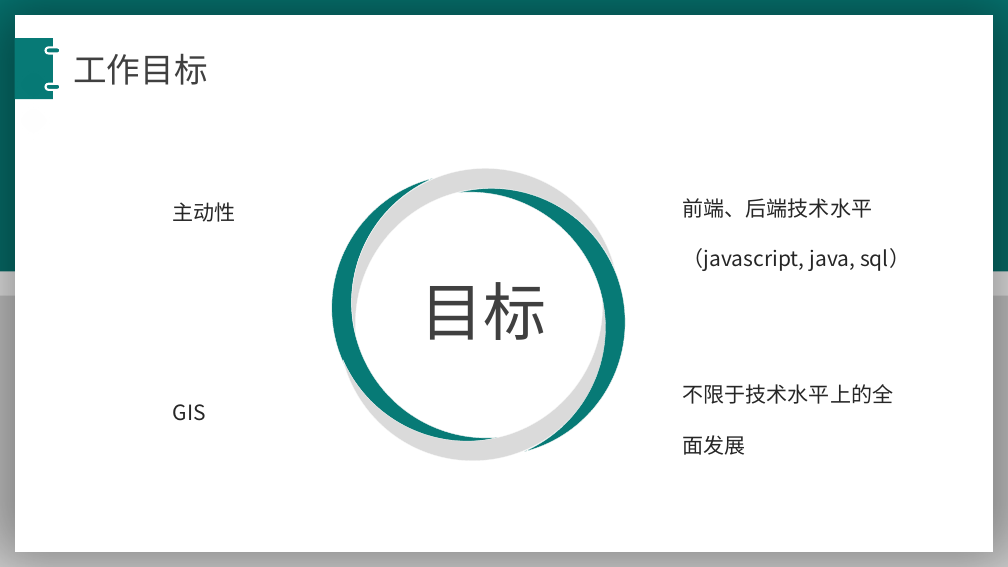
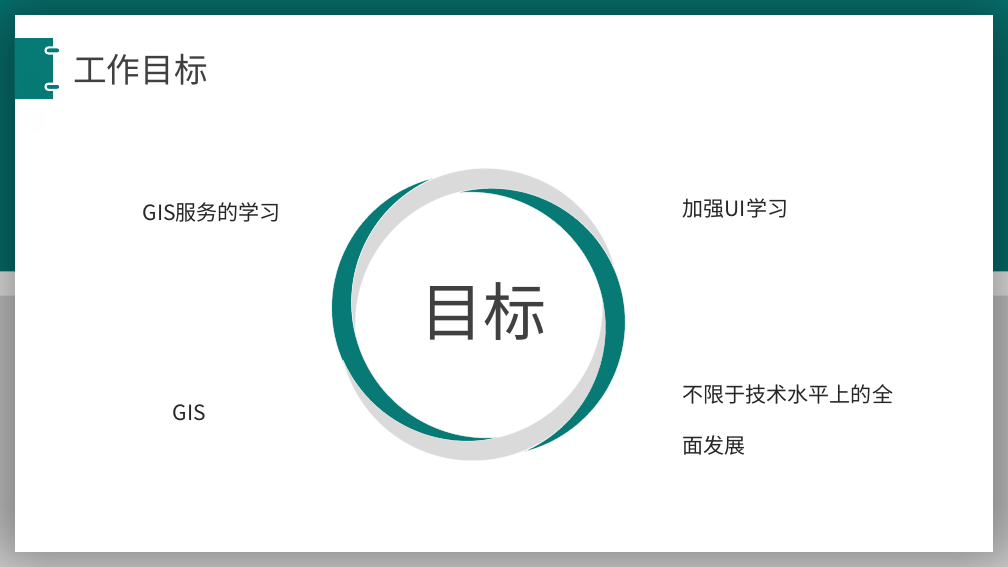
Before and after one commit to wellsmitch/accountpassword, a slide deck: slide 17 of 宋玉彬-年终述职报告-最终 - 副本.pptx. Drawn at 1008x567 pixels with LibreOffice and Linux fonts; fonts in the diff are those of the drawing. Boxes give left, top, right and bottom in pixels: in the first picture for what was removed or moved away, otherwise in the second. Text is boxed around its words. In the diff, an @@ line names an element or a change of style, - is before the commit and + after.

```diff
--- a/宋玉彬-年终述职报告-最终 - 副本.pptx
+++ b/宋玉彬-年终述职报告-最终 - 副本.pptx
@@ text at (143, 202, 281, 222): text changed @@
-主动性
+GIS服务的学习
@@ text at (683, 198, 788, 218): text changed @@
-前端、后端技术水平（javascript, java, sql）
+加强UI学习
```
Also in this commit, not shown: 13 other slides changed, 3 slides added, 2 slides removed, 2 other files.
